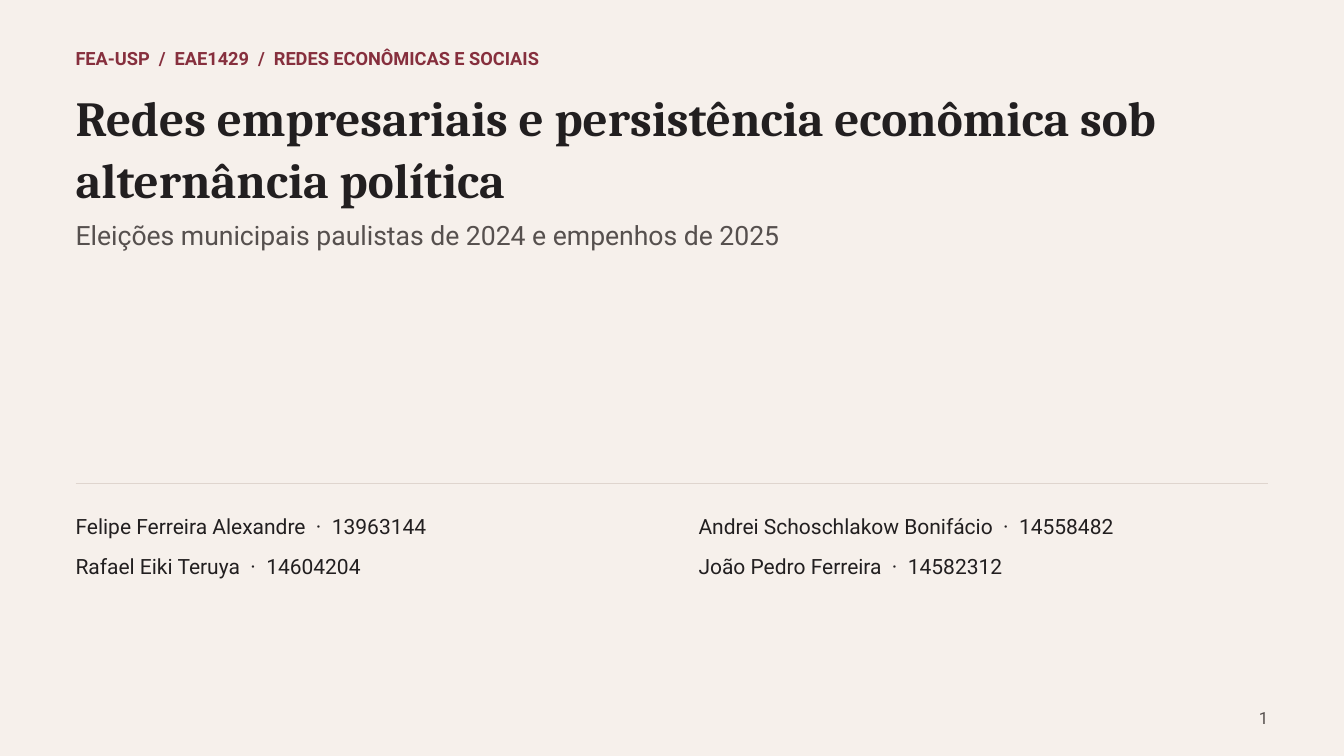
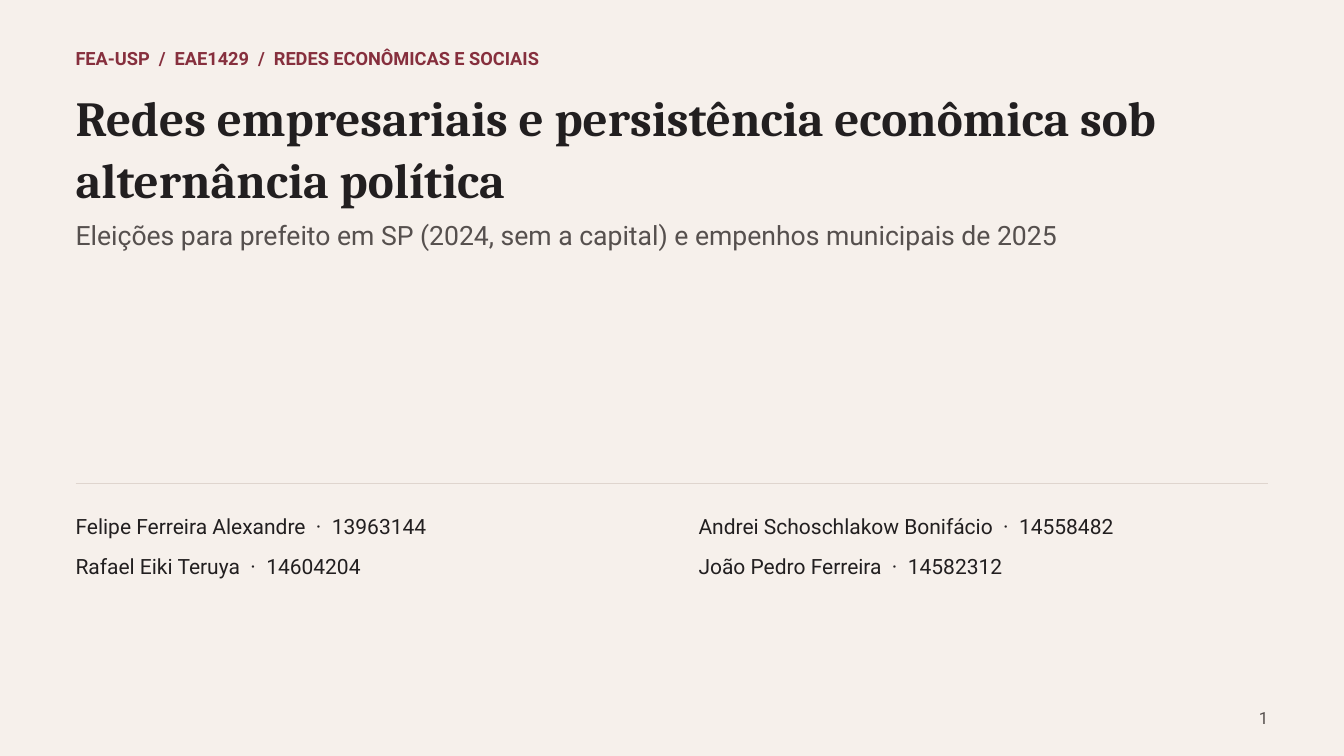
Before and after one commit to rafaelt0/redes-empresariais-alternancia-politica, a slide deck: slide 1 of output/deck.pptx. Drawn at 1344x756 pixels with LibreOffice and Linux fonts; fonts in the diff are those of the drawing. Boxes give left, top, right and bottom in pixels: in the first picture for what was removed or moved away, otherwise in the second. Text is boxed around its words. In the diff, an @@ line names an element or a change of style, - is before the commit and + after.

```diff
--- a/output/deck.pptx
+++ b/output/deck.pptx
@@ text at (x1=76, y1=224, x2=1057, y2=251): text changed @@
-Eleições municipais paulistas de 2024 e empenhos de 2025
+Eleições para prefeito em SP (2024, sem a capital) e empenhos municipais de 2025
```
Also in this commit, not shown: 5 other slides changed, 2 slides added, 2 slides removed, 4 other files.
